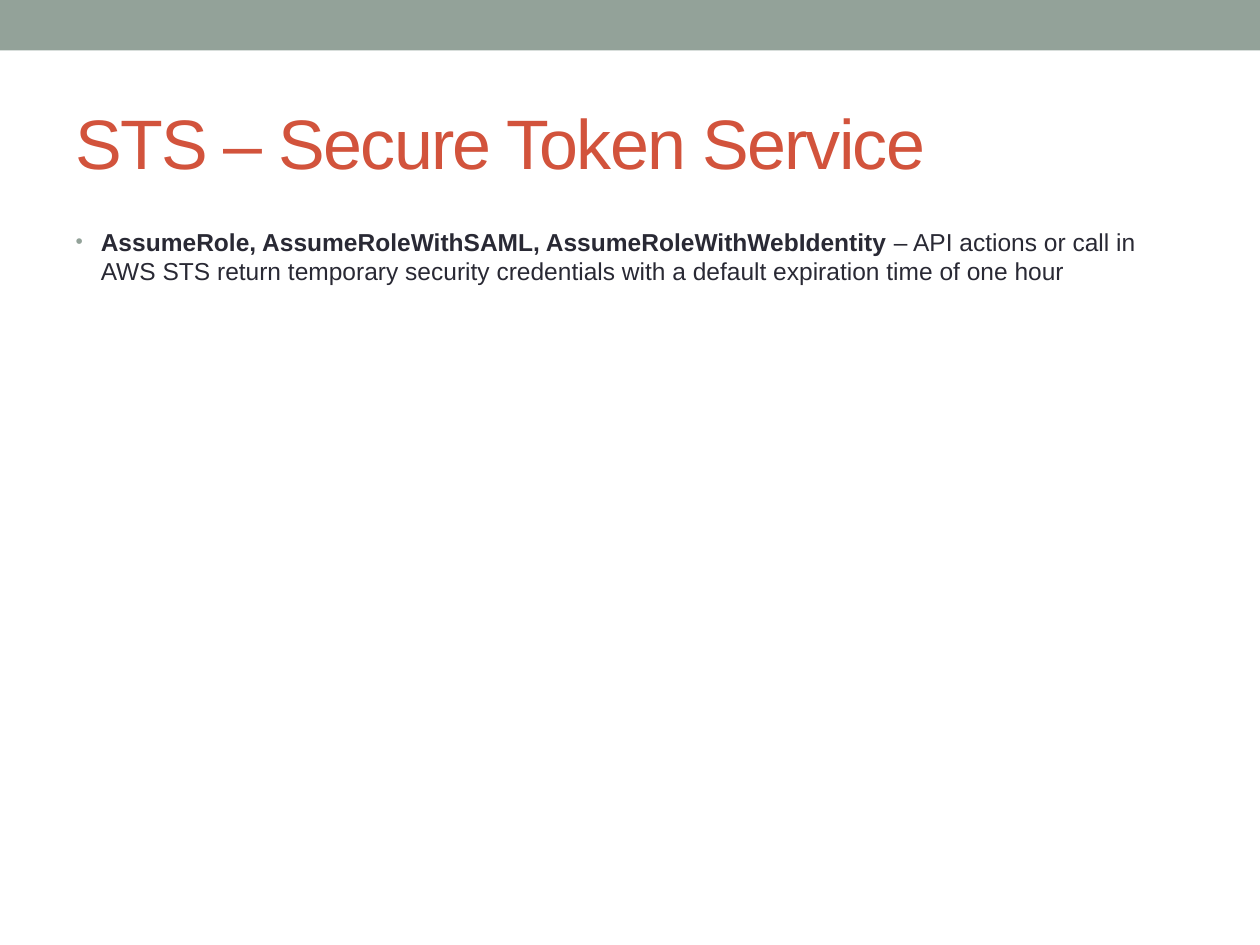
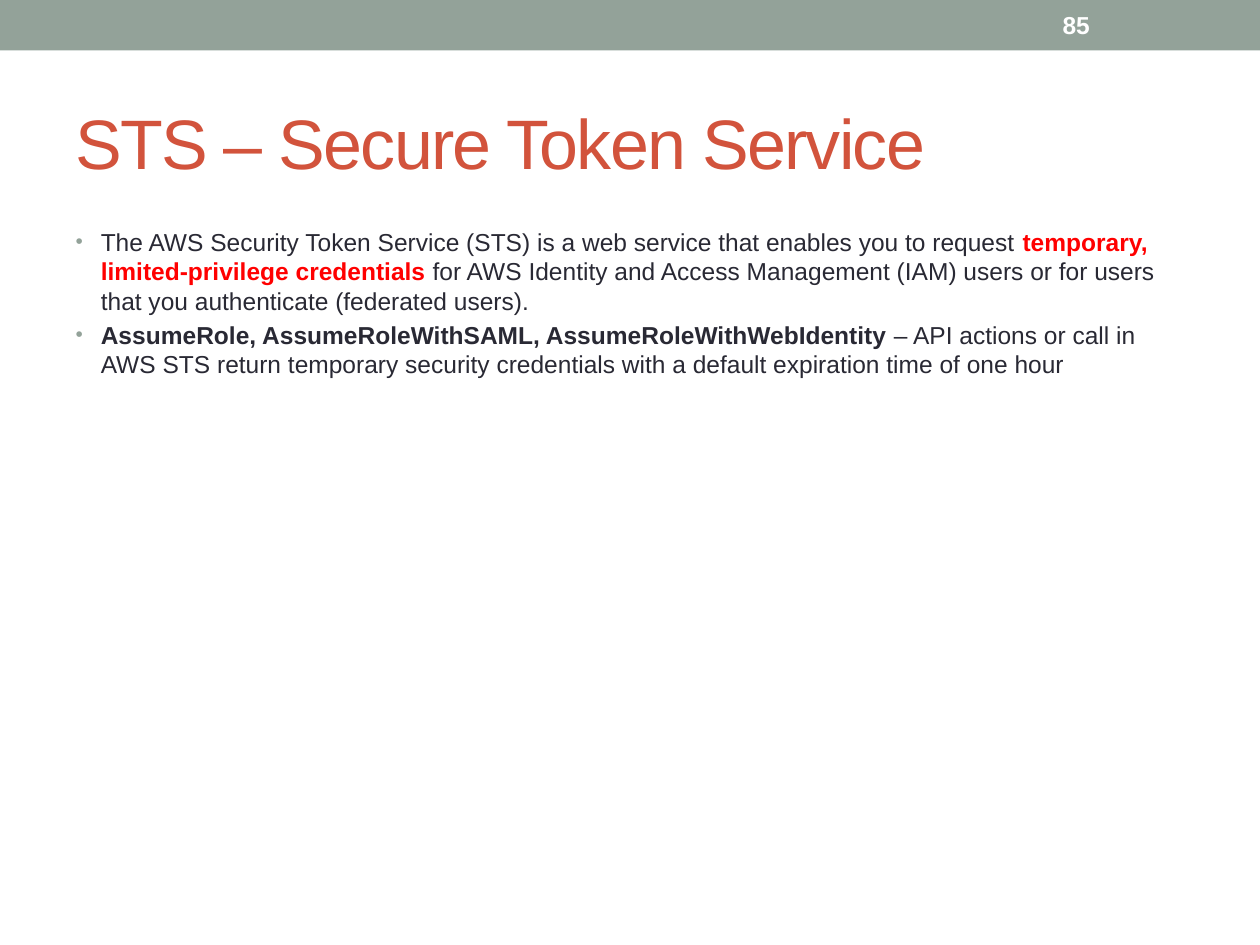
Before and after one commit to notionquest/ProjectDocumentation, a slide deck: slide 85 of AWS_Solution_Architect.pptx (slide 82 before the commit). Drawn at 1260x945 pixels with LibreOffice and Linux fonts; fonts in the diff are those of the drawing. Boxes give left, top, right and bottom in pixels: in the first picture for what was removed or moved away, otherwise in the second. Text is boxed around its words. In the diff, an @@ line names an element or a change of style, - is before the commit and + after.

```diff
--- a/AWS_Solution_Architect.pptx
+++ b/AWS_Solution_Architect.pptx
@@ page number added at (1063, 17, 1090, 34), 14 pt, text #FFFFFF, bold @@
+85
@@ text at (101, 233, 1154, 315): paragraph added @@
+• The AWS Security Token Service (STS) is a web service that enables you to request temporary, limited-privilege credentials for AWS Identity and Access Management (IAM) users or for users that you authenticate (federated users).
```
Also in this commit, not shown: 106 other slides changed, 4 slides added, 1 slide removed.
